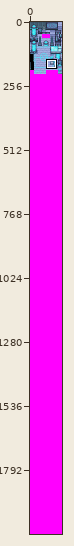
Edited in one commit: pixel-art file (tiles/room_xiros.aseprite). Above, an overview of the earlier version with the close-up marked.
Close-up. Earlier state:
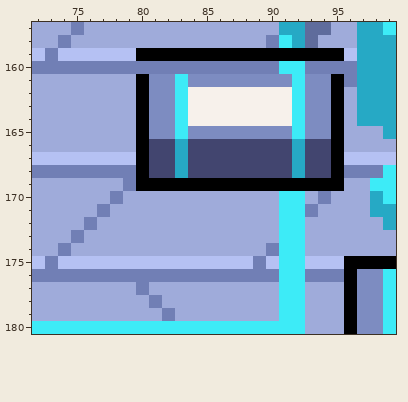
128x2048 pixels, 1 frame. Shown: x 72..99, y 157..180.
The result:
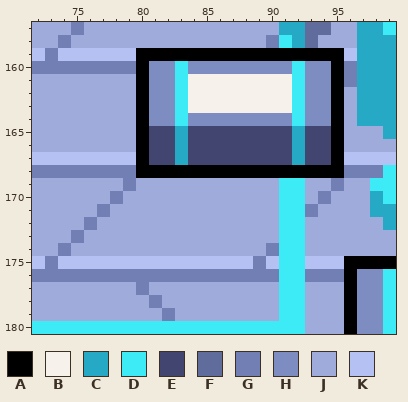
Palette (. is transparent): A #000000  B #f7f1eb  C #26a9c5  D #3debf7  E #42456f  F #5f6c9c  G #717fb5  H #7d8cc1  J #9fabda  K #b5c1f3
The author wrote: fix xirso room tile error
Difference:
Layer "middle":
The author changed colour C to colour A in row 168 at x 83 and 92.
The author changed colour E to colour A in row 168 at x 81 to 82, 84 to 91 and 93 to 94.
The author changed colour G to colour A in row 160 at x 80 and 95.
The author changed colour H to colour B in row 161 at x 84 to 91.
The author changed colour D to colour C in row 165 at x 83 and 92.
The author changed colour A to colour D in row 169 at x 91 to 92.
The author changed colour G to colour D in row 160 at x 83.
The author changed colour H to colour E in row 165 at x 81 to 82, 84 to 91 and 93 to 94.
The author changed colour A to colour G in row 169 at x 95.
The author changed colour B to colour H in row 164 at x 84 to 91.
The author changed colour D to colour H in row 160 at x 91.
The author changed colour G to colour H in row 160 at x 81 to 82, 84 to 90 and 93 to 94.
The author changed colour A to colour J in row 169 at x 80 to 90 and 93 to 94.
Boxes around the changes in both close-ups, in picture pixels (x1, y1, x2, y2):
changed: (136, 61, 344, 191)
